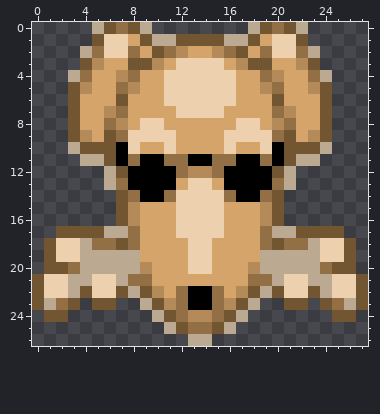
Pixel-art sprite: trunk/Data/GUI/imagesets/smileys/rabibunny.png. Above: the version before the commit.
The file is 28x27 pixels.
After the commit:
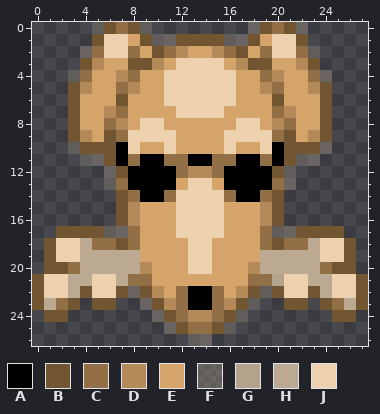
Palette (. is transparent): A #000000  B #725531  C #926f44  D #b48a58  E #d4a46b  F #bca9914d  G #bca991f0  H #bca991  J #edd0ae
Diff:
@@ x 0..27 @@
- 0 .....HBCBH........HBCBH.....
- 1 .....BJJEBHHBBBBHHBEJJB.....
- 2 ....HCJJCEBCDEEDCBECJJCH....
+ 0 .....FBCBF........FBCBF.....
+ 1 .....BJJEBFFBBBBFFBEJJB.....
+ 2 ....FCJJCEBCDEEDCBECJJCF....
  3 ....BDEEBBDEJJJJEDBBEEDB....
- 4 ...HCEEDCEEJJJJJJEECDEECH...
+ 4 ...FCEEDCEEJJJJJJEECDEECF...
  5 ...BDEECDEEJJJJJJEEDCEEDB...
@@ x 0..27 @@
  9 ...BDEBCJJJJEEEEJJJJCBEDB...
-10 ...HBBBAJEEJEEEEJEEJABBBH...
-11 ....HHBACAACCAACCAACABHH....
-12 ......HBAAAACDDCAAAABH......
-13 ......HCAAAAEJJEAAAACH......
+10 ...FBBBAJEEJEEEEJEEJABBBF...
+11 ....FFBACAACCAACCAACABFF....
+12 ......FBAAAACDDCAAAABF......
+13 ......FCAAAAEJJEAAAACF......
 14 .......BCAACJJJJCAACB.......
@@ x 0..27 @@
 16 .......BDEEEJJJJEEEDB.......
-17 ..BBBBHHCEEEJJJJEEECHHBBBB..
+17 ..BBBBFFCEEEJJJJEEECFFBBBB..
 18 .BJJHCCBCEEEEJJEEEECBCCHJJB.
@@ x 6..22 @@
 20 HHHDEEEJJEEEDHHHH
-21 JHCCEEEEEEEECCHJJ
-22 JBHBDECAACEDBHBJJ
-23 B..HBDCAACDBH..BB
-24 ....HBCDDCBH.....
-25 .....HBCCBH......
-26 .......HH........
+21 JHCCEEEEEEEECCGJJ
+22 JBFBDECAACEDBFBJJ
+23 B..FBDCAACDBF..BB
+24 ....FBCDDCBF.....
+25 .....FBCCBF......
+26 .......FF........
Boxes around the changes in both pictures, in picture pixels (x1, y1, x2, y2):
changed: (68, 22, 104, 82)
changed: (140, 22, 176, 46)
changed: (224, 22, 332, 82)
changed: (68, 142, 128, 238)
changed: (272, 142, 332, 238)
changed: (128, 274, 284, 346)
